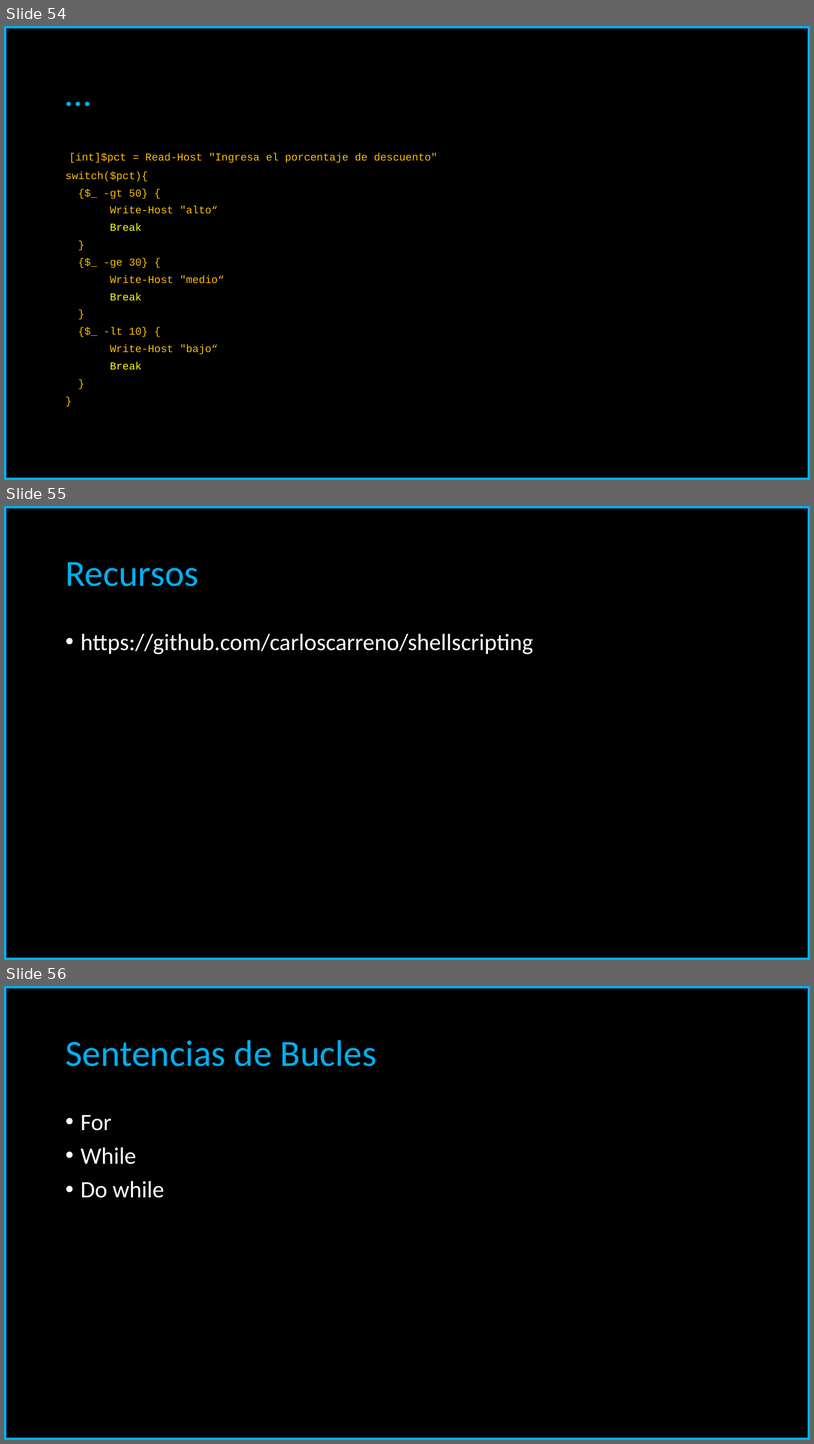
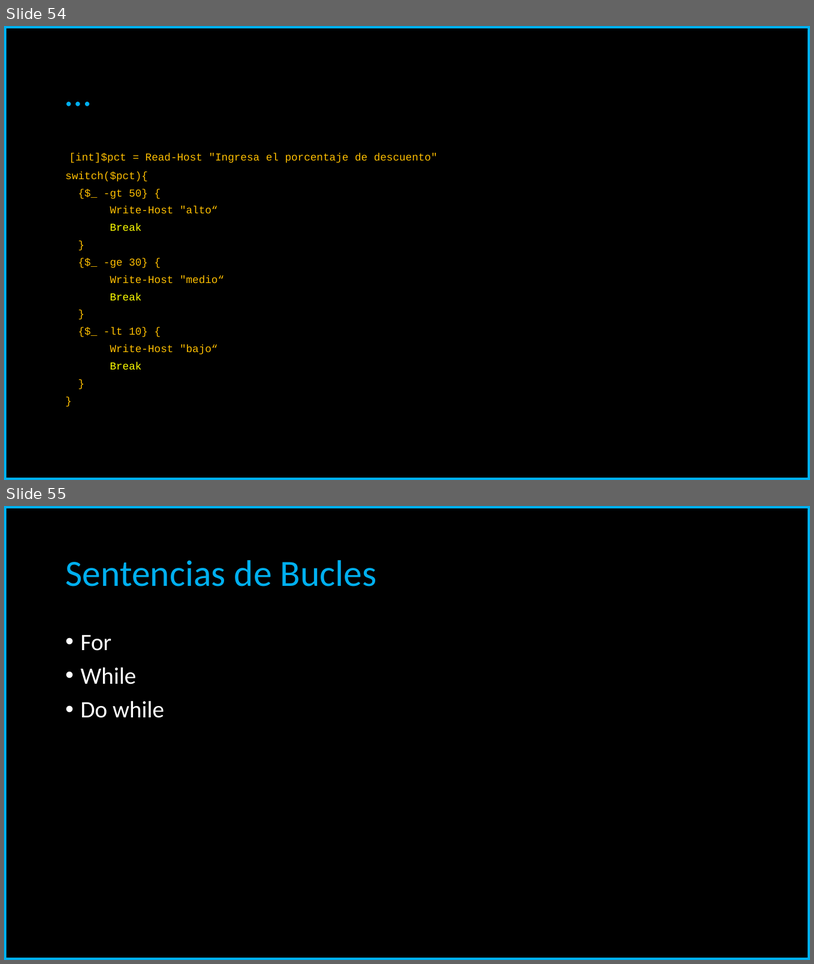
Before and after one commit to carloscarreno/linuxscripting, a slide deck: PowerShell Scripting.pptx. Shown one above the other, each under a label of ours: slides 54, 55 and 56 before the commit, slides 54 and 55 after it. The pictures are 814x1444 and 814x964 pixels, drawn with LibreOffice and Linux fonts; fonts in the diff are those of the drawing. Boxes give left, top, right and bottom in pixels: in the first picture for what was removed or moved away, otherwise in the second. Text is boxed around its words. In the diff, an @@ line names an element or a change of style, - is before the commit and + after.

```diff
--- a/PowerShell Scripting.pptx
+++ b/PowerShell Scripting.pptx
@@ slide 55 removed at [4, 506, 810, 960], background #000000; not listed: 1 template element that a slide beside it also shows @@
@@ title removed at [65, 562, 198, 586] @@
-Recursos
@@ text removed at [81, 633, 534, 654] @@
-• https://github.com/carloscarreno/shellscripting
@@ what was slide 56 is now slide 55 @@
```
Also in this commit, not shown: 4 slides changed, 8 slides added.
